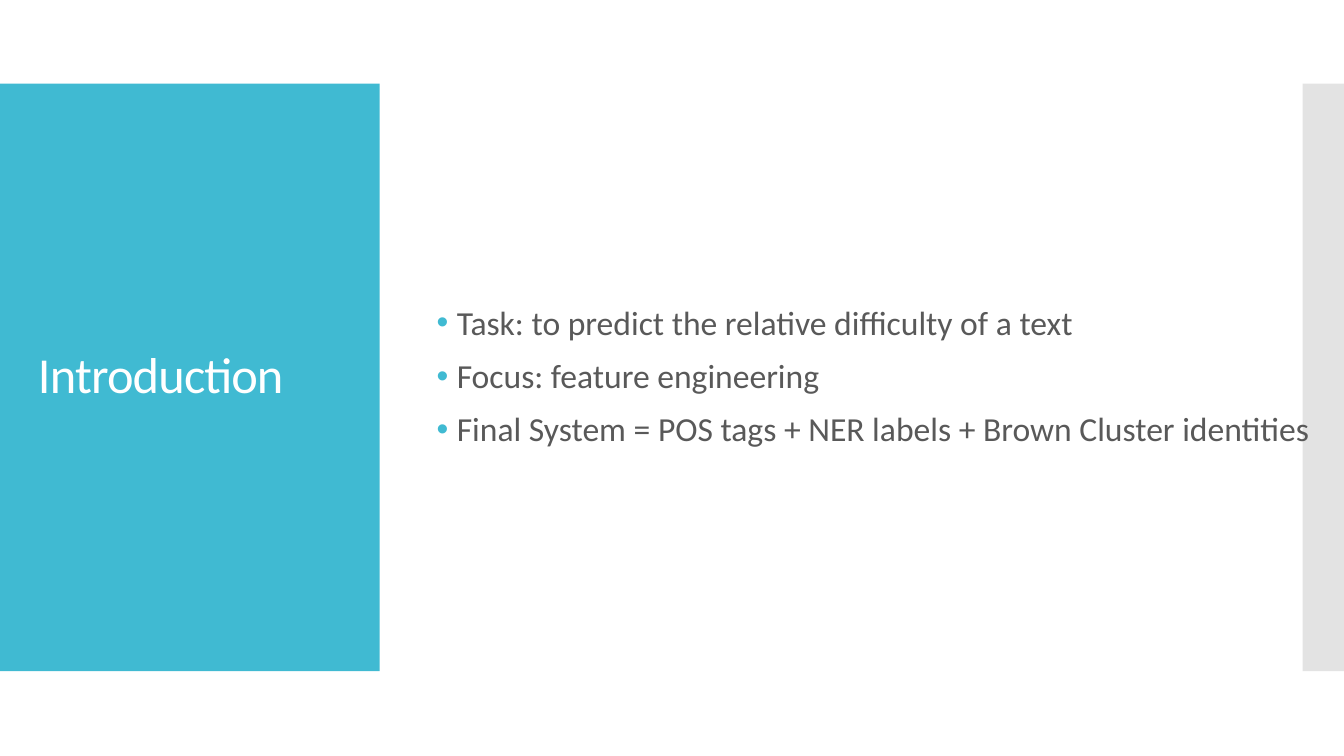
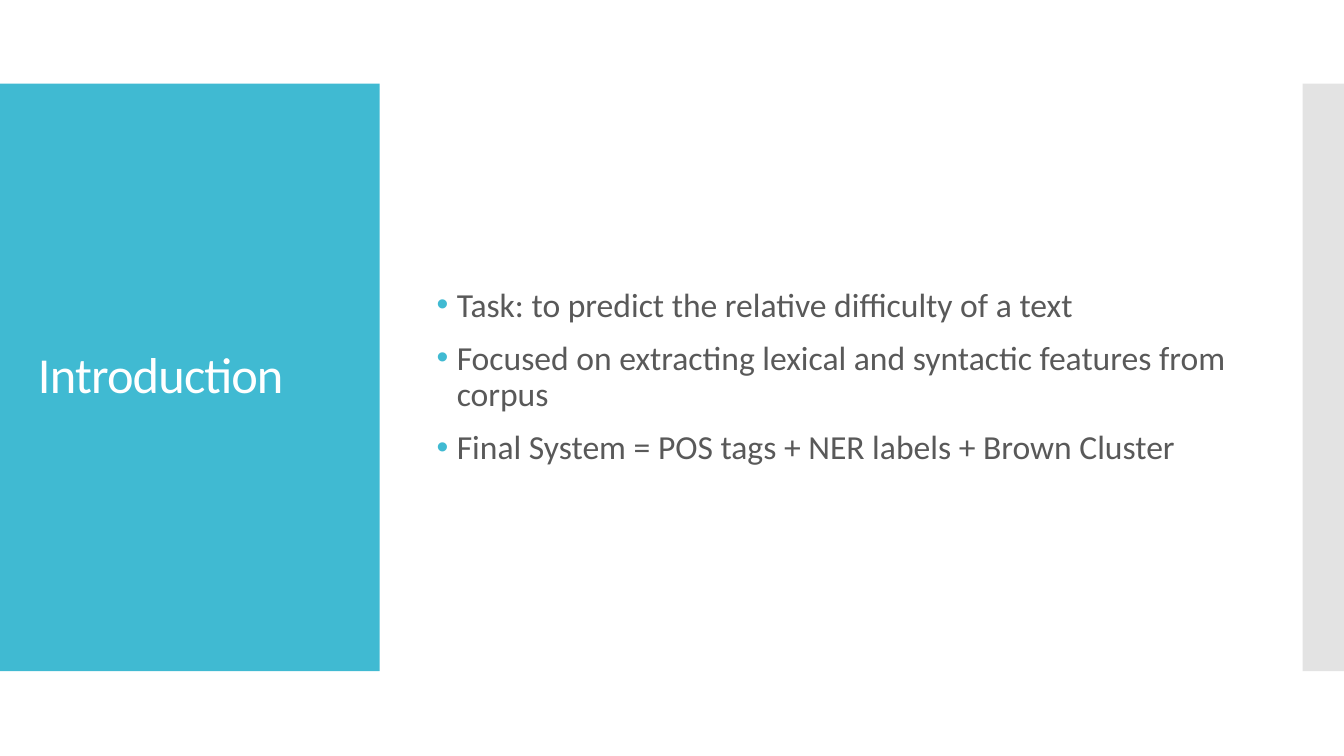
Before and after one commit to alexhby/NLP, a slide deck: slide 2 of presentation.pptx. Drawn at 1344x756 pixels with LibreOffice and Linux fonts; fonts in the diff are those of the drawing. Boxes give left, top, right and bottom in pixels: in the first picture for what was removed or moved away, otherwise in the second. Text is boxed around its words. In the diff, an @@ line names an element or a change of style, - is before the commit and + after.

```diff
--- a/presentation.pptx
+++ b/presentation.pptx
@@ text at <box>457,346,1225,465</box>: text changed @@
-• Focus: feature engineering
-• Final System = POS tags + NER labels + Brown Cluster identities
+• Focused on extracting lexical and syntactic features from corpus
+• Final System = POS tags + NER labels + Brown Cluster
```
Also in this commit, not shown: 4 other slides changed.
